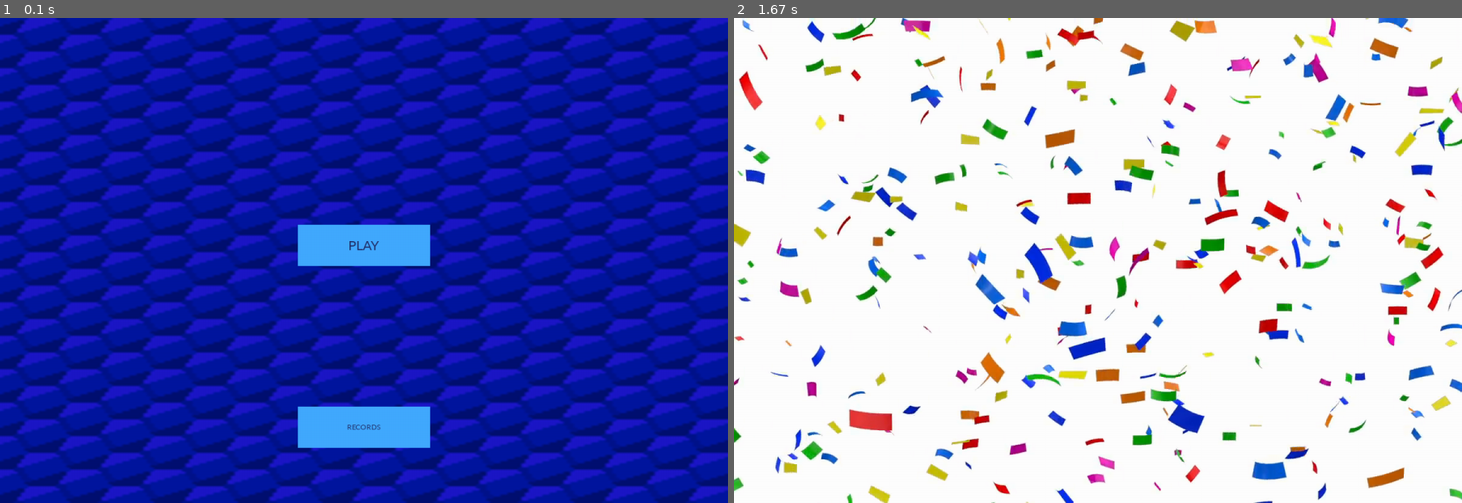
Above: before the commit, frames 1-2 (left to right).
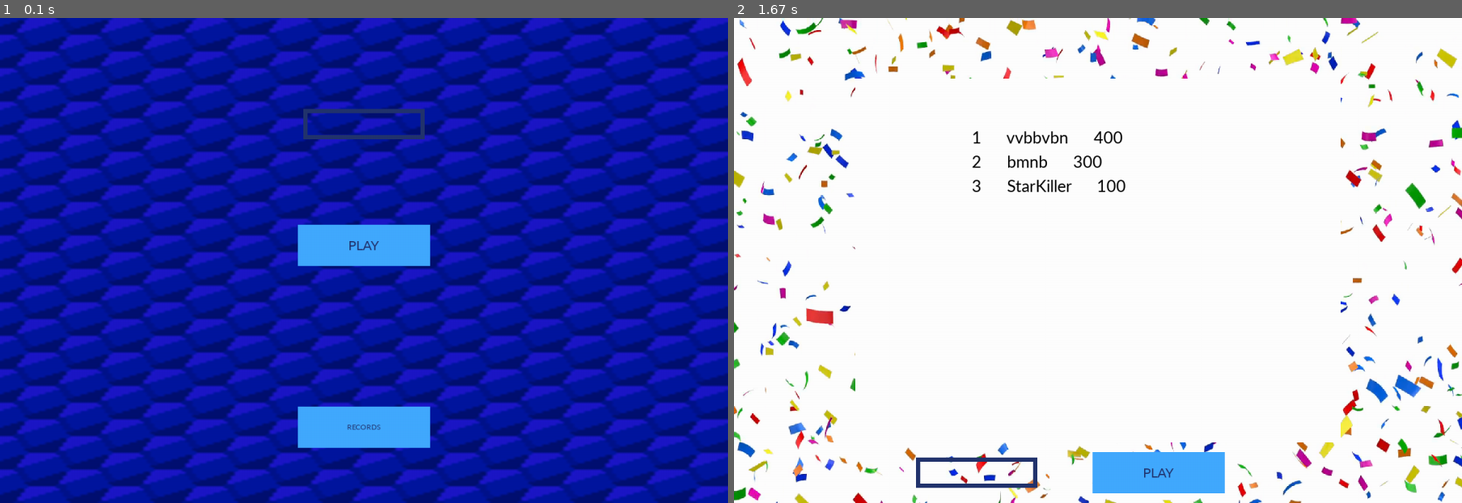
Above: after the commit, the same moments.

Repository: Milu-create/project_pygame
Game: pygame game, started from main.py
Two runs of this game, one before a commit and one after it. Both use one fixed random seed, a clock stepped at 60 frames per second and the inputs below.
Inputs:
- Up to frame 1 (0.1 s): no input
- Up to frame 2 (1.67 s): click "RECORDS" at 0.38 s

The runs differ from the first frame. In frame 1, 0.3% of the frame differs, in the area x 41-59%, y 18-25%; in frame 2, 19%, in the area x 0-100%, y 0-100%.

Commit message:
Готова страница рекордов и меню, все кнопки и поля - рабочие

Diff:
--- a/main.py
+++ b/main.py
@@ -1,7 +1,10 @@
 from abc import abstractmethod
 import pygame
+import sqlite3
 
 HEIGHT, WIDTH = 800, 1200
+CON = sqlite3.connect("players.db")
+CUR = CON.cursor()
 
 
 class App:
@@ -30,7 +33,6 @@
 
             dt = self._clock.tick()
             self._state.loop(dt)
-            font = pygame.font.Font(None, 30)
             pygame.display.flip()
         self._state.destroy()
 
@@ -68,6 +70,7 @@
         super().__init__()
         self._but_new_game = Button()
         self._record_but = Button()
+        self._name = InputBox(500, 150, 200, 50, (66, 170, 255), (35, 52, 110))
         self._bg_img = imgs[background_image]
 
     def setup(self):
@@ -75,8 +78,12 @@
         self._bg_img = pygame.transform.scale(self._bg_img, (WIDTH, HEIGHT))
 
     def process_event(self, event):
+        self._name.press(event)
         if event.type == pygame.MOUSEBUTTONDOWN:
             if self._but_new_game.pressed(pygame.mouse.get_pos()):
+                self._total = self._name.ret_total()
+                CUR.execute("""INSERT INTO players(name, score) VALUES(?, ?);""", self._total)
+                CON.commit()
                 self.get_app().set_state(GameState())
             elif self._record_but.pressed(pygame.mouse.get_pos()):
                 self.get_app().set_state(RecState('recbackground'))
@@ -85,9 +92,9 @@
         screen = self.get_app().get_screen()
         screen.fill((0, 0, 0))
         screen.blit(self._bg_img, (0, 0))
+        self._name.draw(screen)
         self._but_new_game.do(screen, (66, 170, 255), 500, 350, 200, 50, 0, "PLAY", (35, 52, 110))
         self._record_but.do(screen, (66, 170, 255), 500, 650, 200, 50, 0, "RECORDS", (35, 52, 110))
-        font = pygame.font.Font(None, 30)
 
     def destroy(self):
         pass
@@ -96,18 +103,50 @@
 class RecState(AppState):
     def __init__(self, background_image):
         super().__init__()
+        self._play_but = Button()
+        self._name = InputBox(300, 725, 200, 50, (66, 170, 255), (35, 52, 110))
         self._bg_img = imgs[background_image]
 
     def setup(self):
-        pass
-
-    def process_event(self, event):
-        pass
+        self._bg_img = pygame.transform.scale(self._bg_img, (WIDTH, HEIGHT))
+
+    def process_event(self, event):
+        self._name.press(event)
+        if event.type == pygame.MOUSEBUTTONDOWN:
+            if self._play_but.pressed(pygame.mouse.get_pos()):
+                self._total = self._name.ret_total()
+                CUR.execute("""INSERT INTO players(name, score) VALUES(?, ?);""", self._total)
+                CON.commit()
+                self.get_app().set_state(GameState())
 
     def loop(self, dt):
         screen = self.get_app().get_screen()
         screen.fill((0, 0, 0))
         screen.blit(self._bg_img, (0, 0))
+        result = CUR.execute("""SELECT score FROM players WHERE score!=0;""").fetchall()
+        result.sort(reverse=True)
+        with open('text_for_top.txt', mode='w') as out_file:
+            if len(result) > 10:
+                for i in range(1, 11):
+                    total = CUR.execute("SELECT name FROM players WHERE score=?;", result[i]).fetchone()
+                    print('', i + 1, total[0], result[i][0], file=out_file, sep='      ', end=';')
+            else:
+                for i in range(len(result)):
+                    total = CUR.execute("SELECT name FROM players WHERE score=?;", result[i]).fetchone()
+                    print('', i + 1, total[0], result[i][0], file=out_file, sep='      ', end=';')
+        with open('text_for_top.txt', mode='r') as file:
+            self._rect = pygame.Rect(200, 100, 800, 600)
+            pygame.draw.rect(screen, (255, 255, 255), self._rect, 0)
+            self._font = pygame.font.SysFont("Calibri", 30)
+            self._text = file.readline().split(';')
+            kol = 1
+            for i in self._text:
+                kol += 1
+                self._txt_surface = self._font.render(i, True, (0, 0, 0))
+                screen.blit(self._txt_surface, (self._rect.x + 150, self._rect.y + 40 * kol))
+        CON.commit()
+        self._name.draw(screen)
+        self._play_but.do(screen, (66, 170, 255), 600, 725, 200, 50, 0, "PLAY", (35, 52, 110))
 
     def destroy(self):
         pass
@@ -130,6 +169,13 @@
 
     def destroy(self):
         pass
+
+
+def _return_znach(key=('name',)):
+    result = CUR.execute(f"""SELECT {key[0]} FROM players
+                            WHERE number_of_play=(SELECT MAX(number_of_play)
+                            FROM players)""").fetchone()
+    return result
 
 
 class Button:
@@ -167,6 +213,54 @@
             return False
 
 
+class InputBox:
+    def __init__(self, x, y, length, height, color_act, color_pass):
+        self._font = pygame.font.SysFont("Calibri", 30)
+        self._color_act = pygame.Color(color_act)
+        self._color_pass = pygame.Color(color_pass)
+        self._rect = pygame.Rect(x, y, length, height)
+        self._color_now = self._color_pass
+        self._text = ''
+        self._txt_surface = self._font.render('', True, self._color_now)
+        self._is_active = False
+
+    def press(self, event):
+        if event.type == pygame.MOUSEBUTTONDOWN:
+            if self._rect.collidepoint(event.pos):
+                self._is_active = not self._is_active
+            else:
+                self._is_active = False
+            self._color_now = self._color_act if self._is_active else self._color_act
+        if event.type == pygame.KEYDOWN:
+            if self._is_active:
+                if event.key == pygame.K_RETURN:
+                    self.ret_total()
+                    CUR.execute("""INSERT INTO players(name, score) VALUES(?, ?);""", self._total)
+                    CON.commit()
+                    self._text = ''
+                elif event.key == pygame.K_BACKSPACE:
+                    self._text = self._text[:-1]
+                else:
+                    self._text += event.unicode
+                    self.update()
+                self._txt_surface = self._font.render(self._text, True, self._color_now)
+
+    def ret_total(self):
+        if self._text:
+            self._total = (self._text, 0)
+        else:
+            self._total = ('StarKiller', 0)
+        return self._total
+
+    def update(self):
+        width = max(200, self._txt_surface.get_width() + 30)
+        self._rect.w = width
+
+    def draw(self, screen):
+        screen.blit(self._txt_surface, (self._rect.x + 10, self._rect.y + 10))
+        pygame.draw.rect(screen, self._color_now, self._rect, 7)
+
+
 def load_image(image_path, colorkey=None):
     result = pygame.image.load(image_path)
     if colorkey is not None:
--- /dev/null
+++ b/text_for_top.txt
@@ -0,0 +1 @@
+      1      vvbbvbn      400;      2      bmnb      300;      3      StarKiller      100;
Binary file added: players.db
